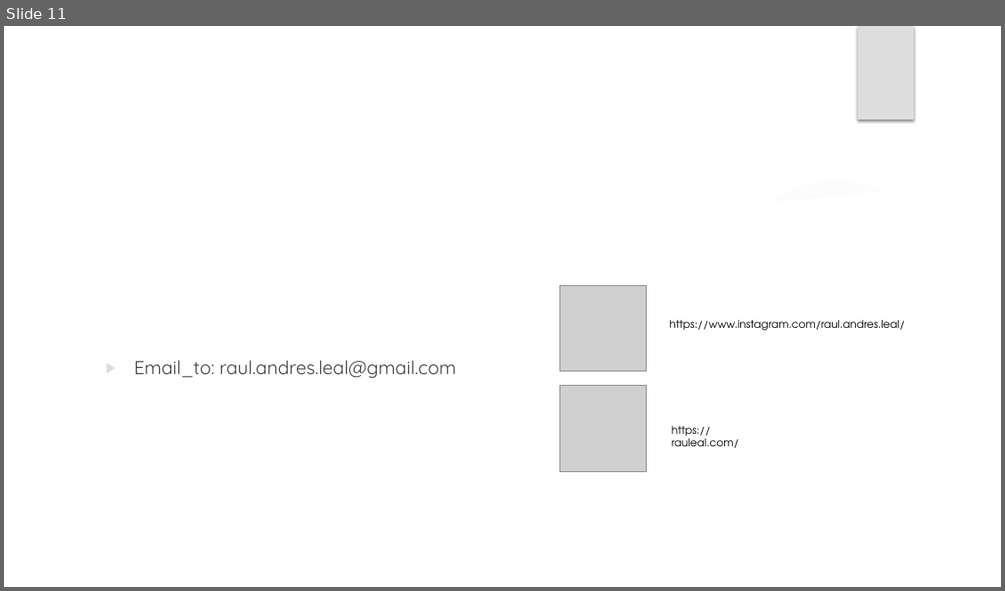
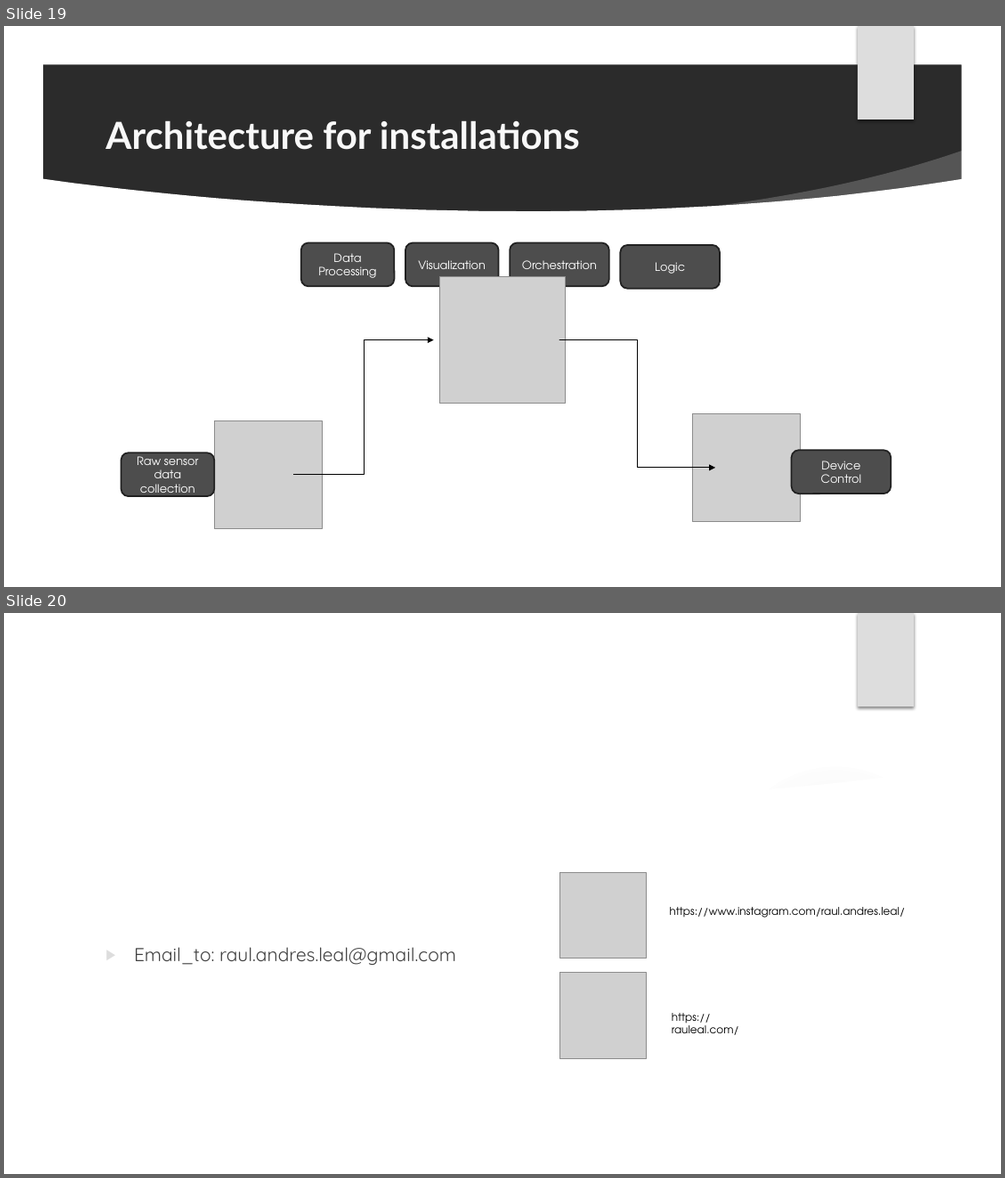
Before and after one commit to Rauleal/TouchDesigner_Bauhaus_workshop, a slide deck: Sensors_Osc Workshop/Workshop_presentation.pptx. Shown one above the other, each under a label of ours: slide 11 before the commit, slides 19 and 20 after it. The pictures are 1005x591 and 1005x1178 pixels, drawn with LibreOffice and Linux fonts; fonts in the diff are those of the drawing; grey boxes stand for pictures; background and template pictures are left out; a plain dark background stands for a picture behind light text. Boxes give left, top, right and bottom in pixels: in the first picture for what was removed or moved away, otherwise in the second. Text is boxed around its words. In the diff, an @@ line names an element or a change of style, - is before the commit and + after.

```diff
--- a/Sensors_Osc Workshop/Workshop_presentation.pptx
+++ b/Sensors_Osc Workshop/Workshop_presentation.pptx
@@ slide 19 added at [4, 26, 1001, 587], background picture (left out) @@
@@ group added at [4, 26, 1001, 587]: 3 ellipses, 3 freeform shapes @@
@@ rectangle added at [858, 26, 914, 119], fill #DDDDDD @@
@@ title added at [105, 120, 580, 150], 36 pt, text #F8F8F8, bold @@
+Architecture for installations
@@ rounded rectangle added at [301, 243, 395, 286], fill #4D4D4D, outline #222222 1.5 pt, 11 pt, text #FFFFFF @@
+Data Processing
@@ rounded rectangle added at [405, 243, 499, 286], fill #4D4D4D, outline #222222 1.5 pt, 11 pt, text #FFFFFF @@
+Visualization
@@ rounded rectangle added at [510, 243, 609, 286], fill #4D4D4D, outline #222222 1.5 pt, 11 pt, text #FFFFFF @@
+Orchestration
@@ rounded rectangle added at [620, 245, 720, 289], fill #4D4D4D, outline #222222 1.5 pt, 11 pt, text #FFFFFF @@
+Logic
@@ picture added at [439, 277, 566, 403] @@
@@ elbow arrow added from (293, 475) to (434, 340), #000000 0.75 pt @@
@@ elbow arrow added from (559, 340) to (715, 467), #000000 0.75 pt @@
@@ picture added at [214, 421, 322, 529] @@
@@ picture added at [693, 413, 801, 521] @@
@@ rounded rectangle added at [792, 450, 890, 493], fill #4D4D4D, outline #222222 1.5 pt, 11 pt, text #FFFFFF @@
+Device Control
@@ rounded rectangle added at [121, 453, 215, 496], fill #4D4D4D, outline #222222 1.5 pt, 11 pt, text #FFFFFF @@
+Raw sensor data collection
@@ what was slide 11 is now slide 20 @@
```
Also in this commit, not shown: 5 slides changed, 9 other slides added, 1 slide removed, 38 other files.
